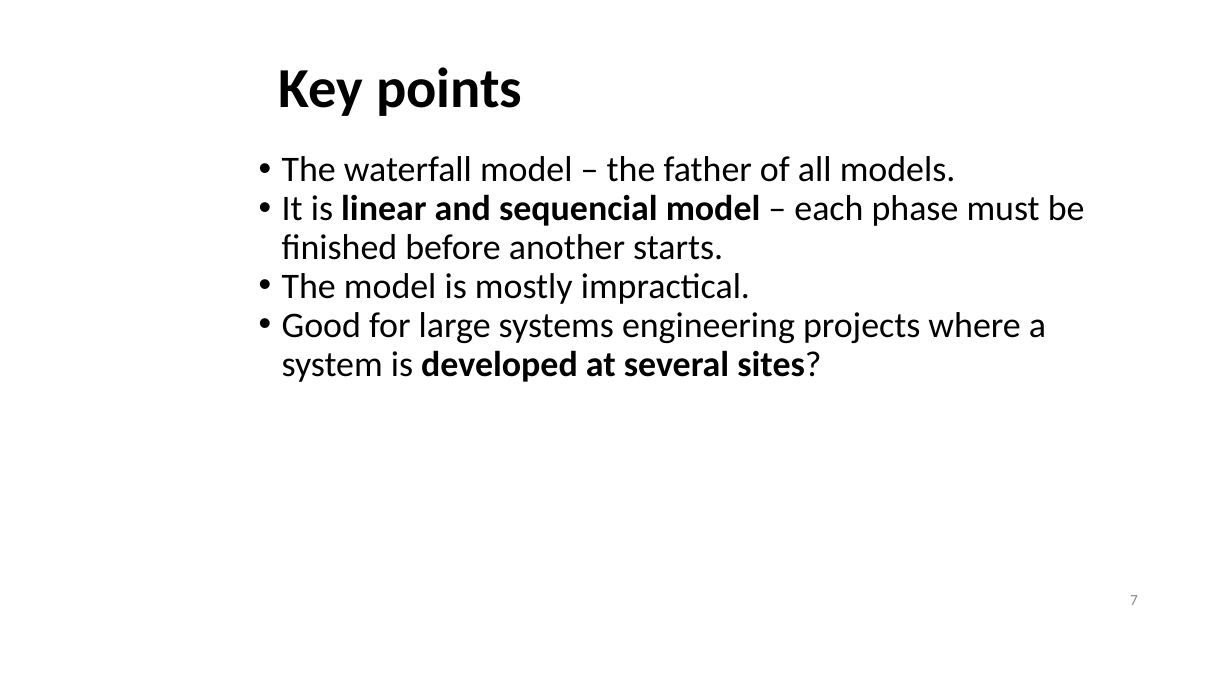
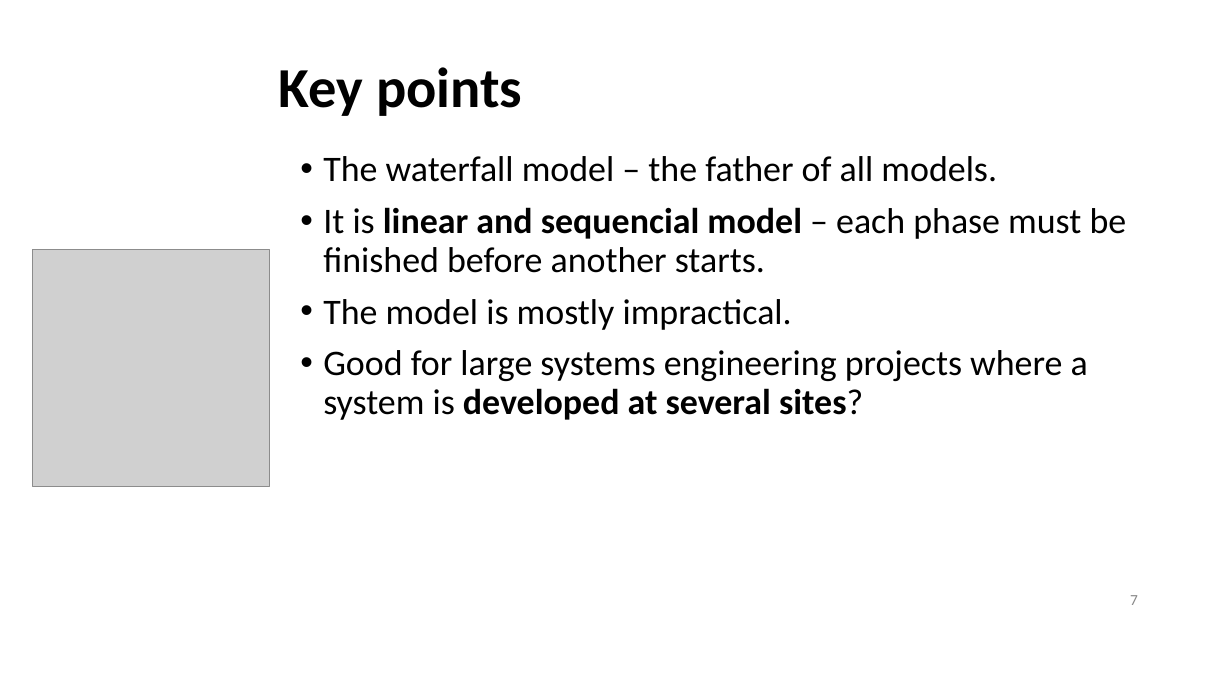
Before and after one commit to blaztoma/software-systems, a slide deck: slide 7 of Modules/Software engineering (P175B015)/Video/Waterfall.pptx. Drawn at 1232x693 pixels with LibreOffice and Linux fonts; fonts in the diff are those of the drawing; grey boxes stand for pictures; background and template pictures are left out. Boxes give left, top, right and bottom in pixels: in the first picture for what was removed or moved away, otherwise in the second. Text is boxed around its words. In the diff, an @@ line names an element or a change of style, - is before the commit and + after.

Commit message:
Update Waterfall.pptx
Neringos aniamcijos

```diff
--- a/Modules/Software engineering (P175B015)/Video/Waterfall.pptx
+++ b/Modules/Software engineering (P175B015)/Video/Waterfall.pptx
@@ text "The waterfall model – the ...": place and size @@
-text "The waterfall model – the ..." at box(282, 156, 1085, 382)
+text "The waterfall model – the ..." at box(323, 156, 1127, 420)
@@ text "The waterfall model – the ..." at box(323, 156, 1127, 420): more space between paragraphs @@
@@ picture added at box(32, 250, 270, 487) @@
```
Also in this commit, not shown: 2 other slides changed.
